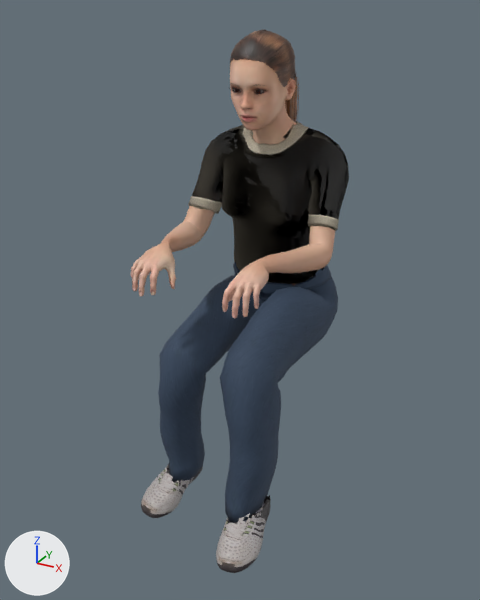
An edit to the glTF model assets/props/people-maya-sit-type-30.glb, drawn before and after from the same camera.
Camera for both pictures: a 50 mm camera at (0.795, -1.349, 0.341) aimed at (-0.002, 0.101, -0.384). Lighting does not change. The marker at lower left points along +X, +Y and +Z. The first picture is the older version.

Objects in the first picture: 'people-maya-sit-type-30'.
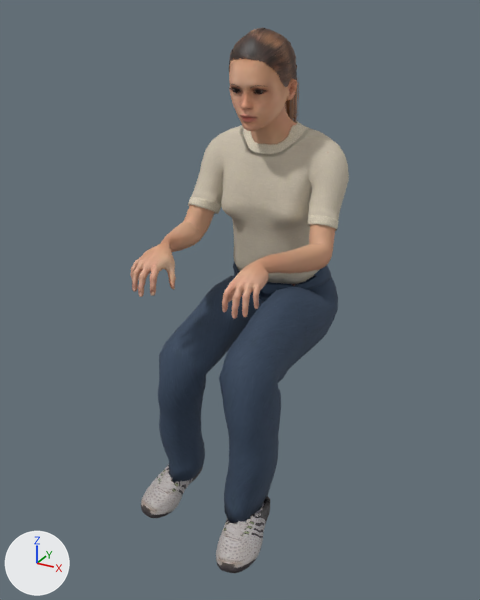
The change, as a diff of the scene's bpy script:
```diff
--- a/assets/props/people-maya-sit-type-30.glb.py
+++ b/assets/props/people-maya-sit-type-30.glb.py
@@ mat_human_toigo_basic_tucked_t_shirt @@
 n0 = _N.new('ShaderNodeBsdfPrincipled'); n0.name = 'Principled BSDF'
 n2.image = img_people_maya_sit_type_30_t_shirt_basic_png
-n3 = _N.new('ShaderNodeNormalMap'); n3.name = 'Normal Map'
-n3.uv_map = 'UVMap'
-n4 = _N.new('ShaderNodeTexImage'); n4.name = 'Image Texture.001'
-n4.image = img_t_shirt_basic_bump
 _L.new(n0.outputs[0], n1.inputs[0])  # 'BSDF' to 'Surface'
 _L.new(n2.outputs[0], n0.inputs[0])  # 'Color' to 'Base Color'
-_L.new(n3.outputs[0], n0.inputs[5])  # 'Normal' to 'Normal'
-_L.new(n4.outputs[0], n3.inputs[1])  # 'Color' to 'Color'
```

Where the change shows, as pixel boxes (x1, y1, x2, y2) in the pictures (480 x 600 px):
'people-maya-sit-type-30', surface changed: (131, 29, 349, 571) in both
